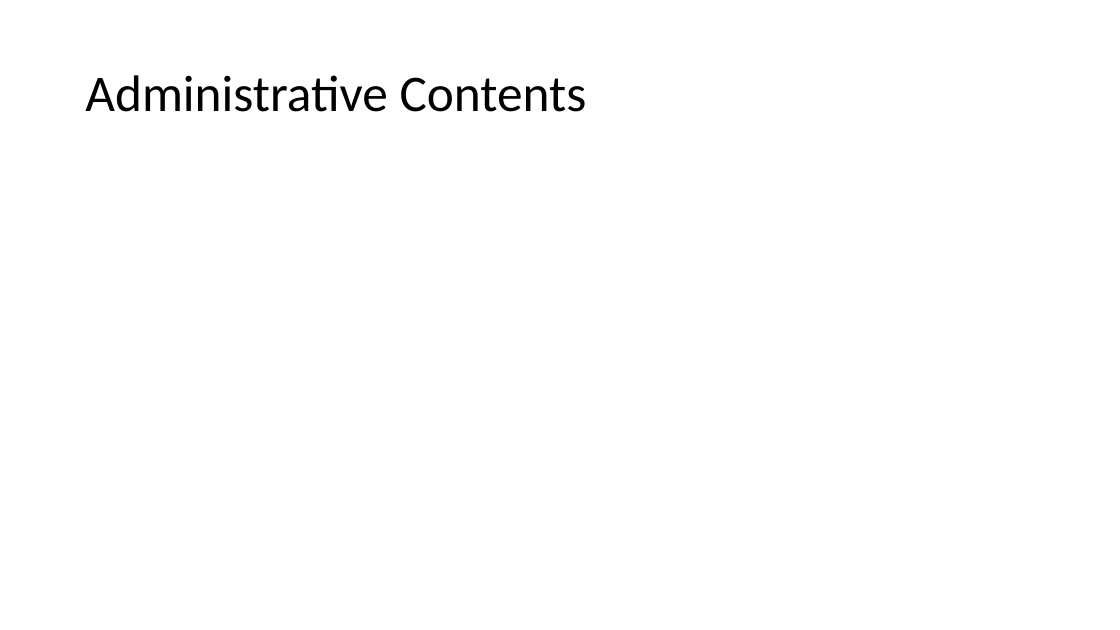
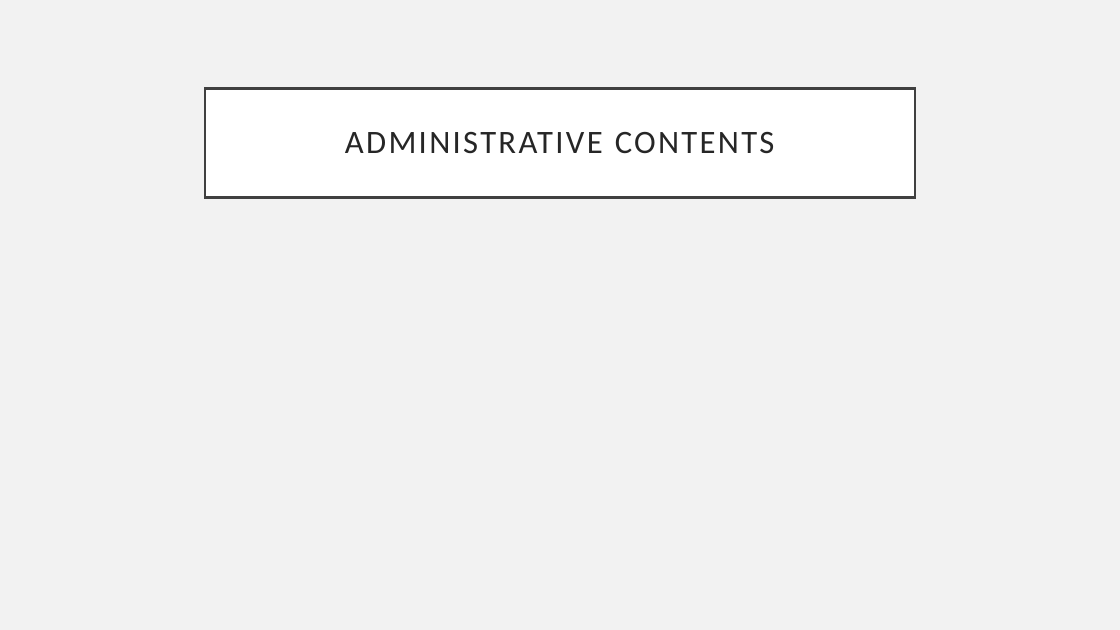
Before and after one commit to PKTidus/astrocom, a slide deck: slide 13 of Documents/CDR_Presentation.pptx (slide 11 before the commit). Drawn at 1120x630 pixels with LibreOffice and Linux fonts; fonts in the diff are those of the drawing. Boxes give left, top, right and bottom in pixels: in the first picture for what was removed or moved away, otherwise in the second. Text is boxed around its words. In the diff, an @@ line names an element or a change of style, - is before the commit and + after.

```diff
--- a/Documents/CDR_Presentation.pptx
+++ b/Documents/CDR_Presentation.pptx
@@ background #FFFFFF to #F2F2F2 @@
@@ title "ADMINISTRATIVE CONTENTS": place and size @@
-title "ADMINISTRATIVE CONTENTS" at bbox=[85, 75, 587, 112]
+title "ADMINISTRATIVE CONTENTS" at bbox=[205, 88, 915, 197]
@@ title "ADMINISTRATIVE CONTENTS" at bbox=[205, 88, 915, 197]: fill none to #FFFFFF; outline none to #404040 2.5 pt @@
@@ title at bbox=[345, 132, 775, 154]: text changed; size 44 to 28 pt; text colour #000000 to #262626 @@
-Administrative Contents
+ADMINISTRATIVE CONTENTS
```
Also in this commit, not shown: 8 other slides changed, 4 slides added, 2 slides removed.
